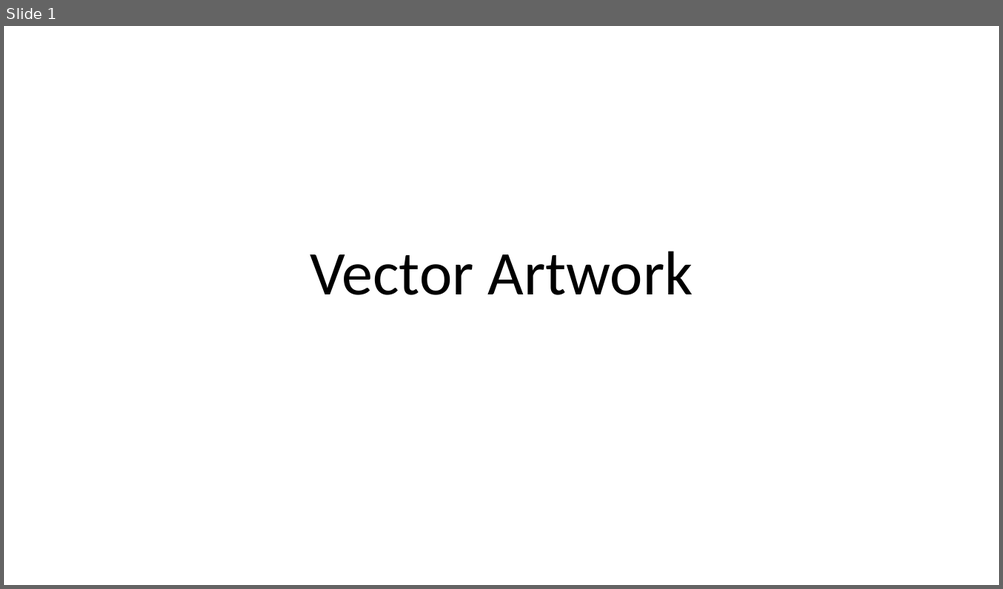
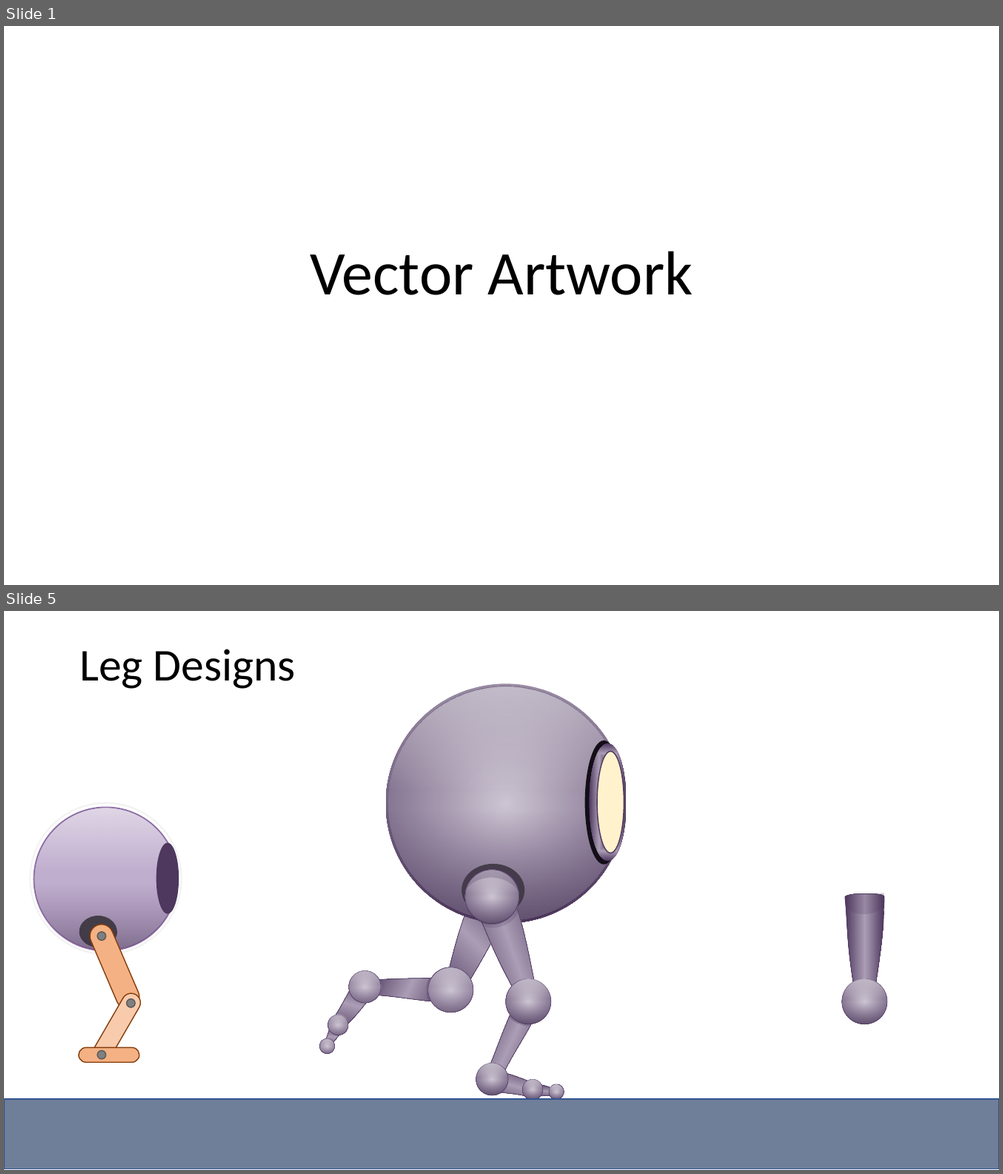
Before and after one commit to MillerMark/CodeRushed-1, a slide deck: Design Notes/Game 1 - Vector Artwork.pptx. Shown one above the other, each under a label of ours: slide 1 before the commit, slides 1 and 5 after it; the slides between them are not shown. The pictures are 1003x589 and 1003x1174 pixels, drawn with LibreOffice and Linux fonts; fonts in the diff are those of the drawing. Boxes give left, top, right and bottom in pixels: in the first picture for what was removed or moved away, otherwise in the second. Text is boxed around its words. In the diff, an @@ line names an element or a change of style, - is before the commit and + after.

```diff
--- a/Design Notes/Game 1 - Vector Artwork.pptx
+++ b/Design Notes/Game 1 - Vector Artwork.pptx
@@ slide 5 added at (x1=4, y1=611, x2=999, y2=1170), background #FFFFFF @@
@@ title added at (x1=79, y1=649, x2=296, y2=689), 44 pt, text #000000 @@
+Leg Designs
@@ ellipse added at (x1=386, y1=684, x2=626, y2=923), fill gradient #998BA3 to #4E385E @@
@@ ellipse added at (x1=388, y1=686, x2=623, y2=920), fill gradient #CCC4D2 to #695678 @@
@@ ellipse added at (x1=388, y1=687, x2=623, y2=921), fill gradient #FFFFFF to #5F4573 to #3F2E4C @@
@@ ellipse added at (x1=584, y1=741, x2=623, y2=865), fill #140E18 @@
@@ ellipse added at (x1=589, y1=743, x2=626, y2=862), fill gradient #4E385E to #AB9DB5 @@
@@ ellipse added at (x1=597, y1=752, x2=624, y2=854), fill #FFF2CC, outline #4E385E 1 pt @@
@@ ellipse added at (x1=461, y1=864, x2=524, y2=917), fill #404040 @@
@@ ellipse added at (x1=464, y1=871, x2=518, y2=924), fill gradient #FFFFFF to #5F4573 to #3F2E4C @@
@@ freeform shape added at (x1=464, y1=863, x2=522, y2=897), fill #4E385E at 25% opacity @@
@@ ellipse added at (x1=465, y1=870, x2=519, y2=923), fill gradient #CCC4D2 to #695678, outline #5F4573 0.5 pt @@
@@ freeform shape added at (x1=475, y1=893, x2=546, y2=1002), fill gradient #4E385E to #AB9DB5, outline #4E385E 0.5 pt @@
@@ freeform shape added at (x1=478, y1=899, x2=521, y2=932), fill #4E385E at 20% opacity @@
@@ freeform shape added at (x1=845, y1=894, x2=885, y2=996), fill gradient #4E385E to #AB9DB5, outline #4E385E 0.5 pt @@
@@ freeform shape added at (x1=845, y1=893, x2=885, y2=914), fill #4E385E at 20% opacity @@
@@ group added at (x1=317, y1=887, x2=510, y2=1057): 8 ellipses, 5 freeform shapes @@
@@ ellipse added at (x1=506, y1=980, x2=551, y2=1025), fill gradient #CCC4D2 to #695678, outline #5F4573 0.5 pt @@
@@ ellipse added at (x1=506, y1=980, x2=551, y2=1025), fill gradient #FFFFFF to #5F4573 to #3F2E4C @@
@@ ellipse added at (x1=842, y1=980, x2=888, y2=1025), fill gradient #CCC4D2 to #695678, outline #5F4573 0.5 pt @@
@@ ellipse added at (x1=842, y1=980, x2=887, y2=1025), fill gradient #FFFFFF to #5F4573 to #3F2E4C @@
@@ freeform shape added at (x1=483, y1=999, x2=540, y2=1084), fill gradient #4E385E to #AB9DB5, outline #4E385E 0.5 pt @@
@@ freeform shape added at (x1=507, y1=1011, x2=533, y2=1030), fill #4E385E at 30% opacity @@
@@ group added at (x1=30, y1=803, x2=182, y2=1065): 10 ellipses, 3 rounded rectangles, 1 freeform shape @@
@@ ellipse added at (x1=475, y1=1064, x2=508, y2=1096), fill gradient #CCC4D2 to #695678, outline #5F4573 0.5 pt @@
@@ ellipse added at (x1=476, y1=1064, x2=509, y2=1096), fill gradient #FFFFFF to #5F4573 to #3F2E4C @@
@@ freeform shape added at (x1=484, y1=1069, x2=536, y2=1102), fill gradient #4E385E to #AB9DB5, outline #4E385E 0.5 pt @@
@@ ellipse added at (x1=523, y1=1079, x2=543, y2=1099), fill gradient #CCC4D2 to #695678, outline #5F4573 0.5 pt @@
@@ ellipse added at (x1=523, y1=1079, x2=543, y2=1099), fill gradient #FFFFFF to #5F4573 to #3F2E4C @@
@@ freeform shape added at (x1=535, y1=1085, x2=558, y2=1099), fill gradient #4E385E to #AB9DB5, outline #4E385E 0.5 pt @@
@@ ellipse added at (x1=547, y1=1084, x2=565, y2=1101), fill gradient #CCC4D2 to #695678, outline #5F4573 0.5 pt @@
@@ ellipse added at (x1=549, y1=1085, x2=563, y2=1099), fill gradient #FFFFFF to #5F4573 to #3F2E4C @@
@@ rectangle added at (x1=4, y1=1099, x2=999, y2=1170), fill #6F7E99, outline #325491 1 pt @@
```
Also in this commit, not shown: 1 slide changed, 15 other slides added, 1 slide removed, 2 other files.
